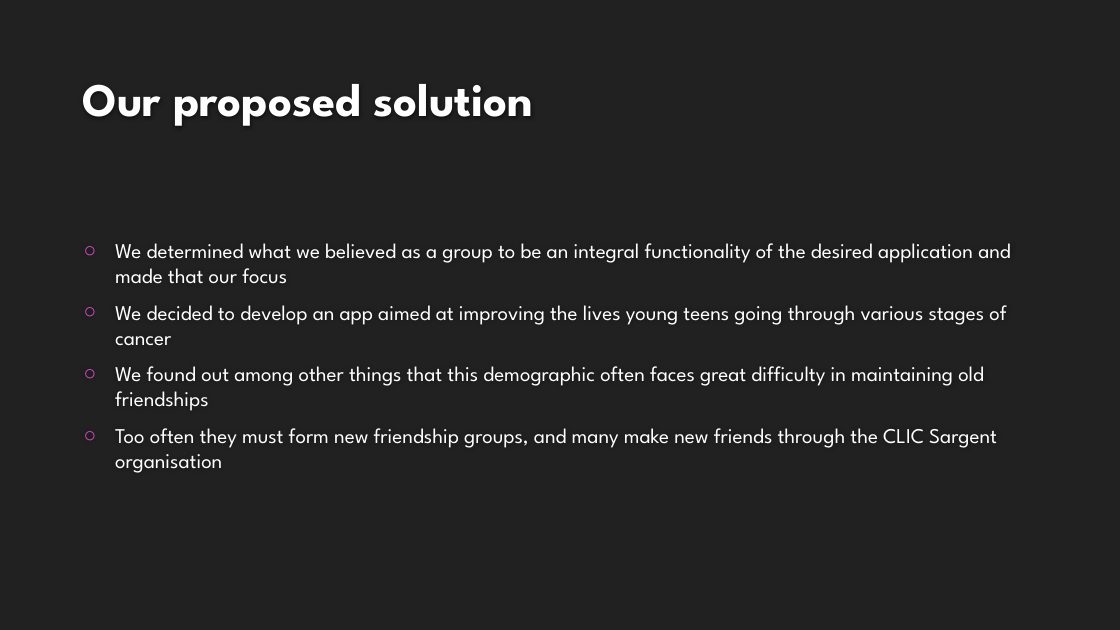
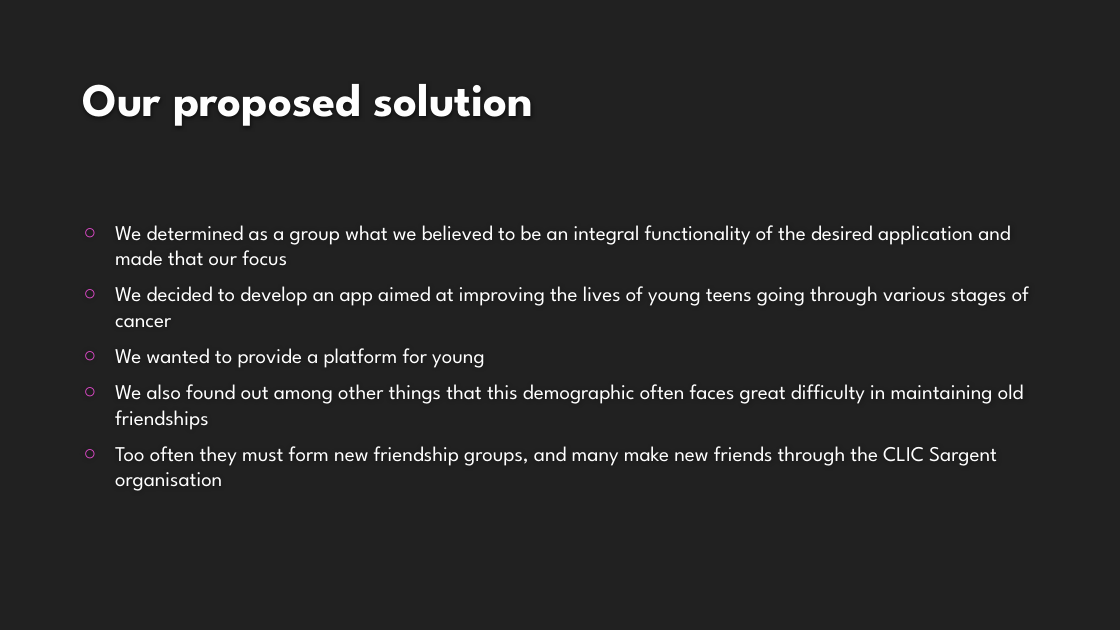
Before and after one commit to cfg-london/team-10, a slide deck: slide 2 of CLIC_SARGENT.pptx. Drawn at 1120x630 pixels with LibreOffice and Linux fonts; fonts in the diff are those of the drawing; background and template pictures are left out. Boxes give left, top, right and bottom in pixels: in the first picture for what was removed or moved away, otherwise in the second. Text is boxed around its words. In the diff, an @@ line names an element or a change of style, - is before the commit and + after.

Commit message:
powerpoint changes

```diff
--- a/CLIC_SARGENT.pptx
+++ b/CLIC_SARGENT.pptx
@@ text at (x1=115, y1=225, x2=1029, y2=430): text changed @@
-○ We determined what we believed as a group to be an integral functionality of the desired application and made that our focus
-○ We decided to develop an app aimed at improving the lives young teens going through various stages of cancer
-○ We found out among other things that this demographic often faces great difficulty in maintaining old friendships
+○ We determined as a group what we believed to be an integral functionality of the desired application and made that our focus
+○ We decided to develop an app aimed at improving the lives of young teens going through various stages of cancer
+○ We wanted to provide a platform for young
+○ We also found out among other things that this demographic often faces great difficulty in maintaining old friendships
```
